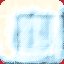
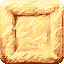
Revision of a layered 64px x 64px image; what changed, layer by layer:
showed "Layer 8", opacity 12% → 14%, painted on it over [0, 0, 64, 64]
added layer "Layer 7 copy" (36%) in group "Block" over [0, 0, 64, 64]
painted on "Layer 7" over [0, 0, 64, 64]
painted on "Layer 6" over [0, 0, 64, 64]
hid "Background" over [0, 0, 64, 64]
